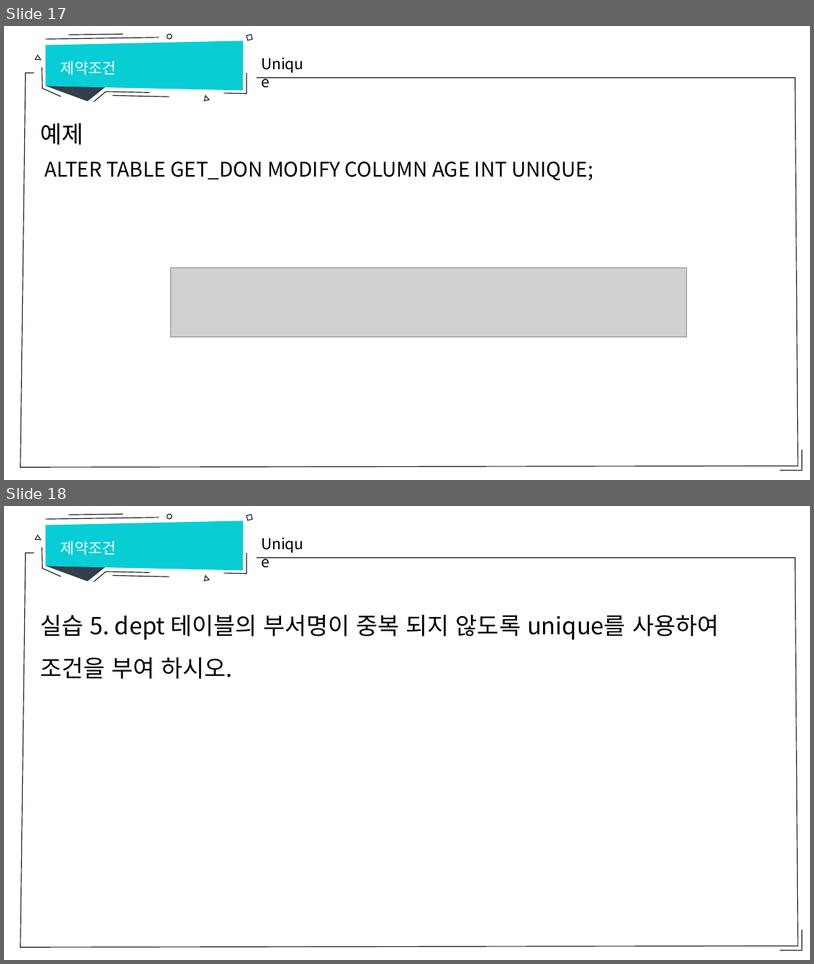
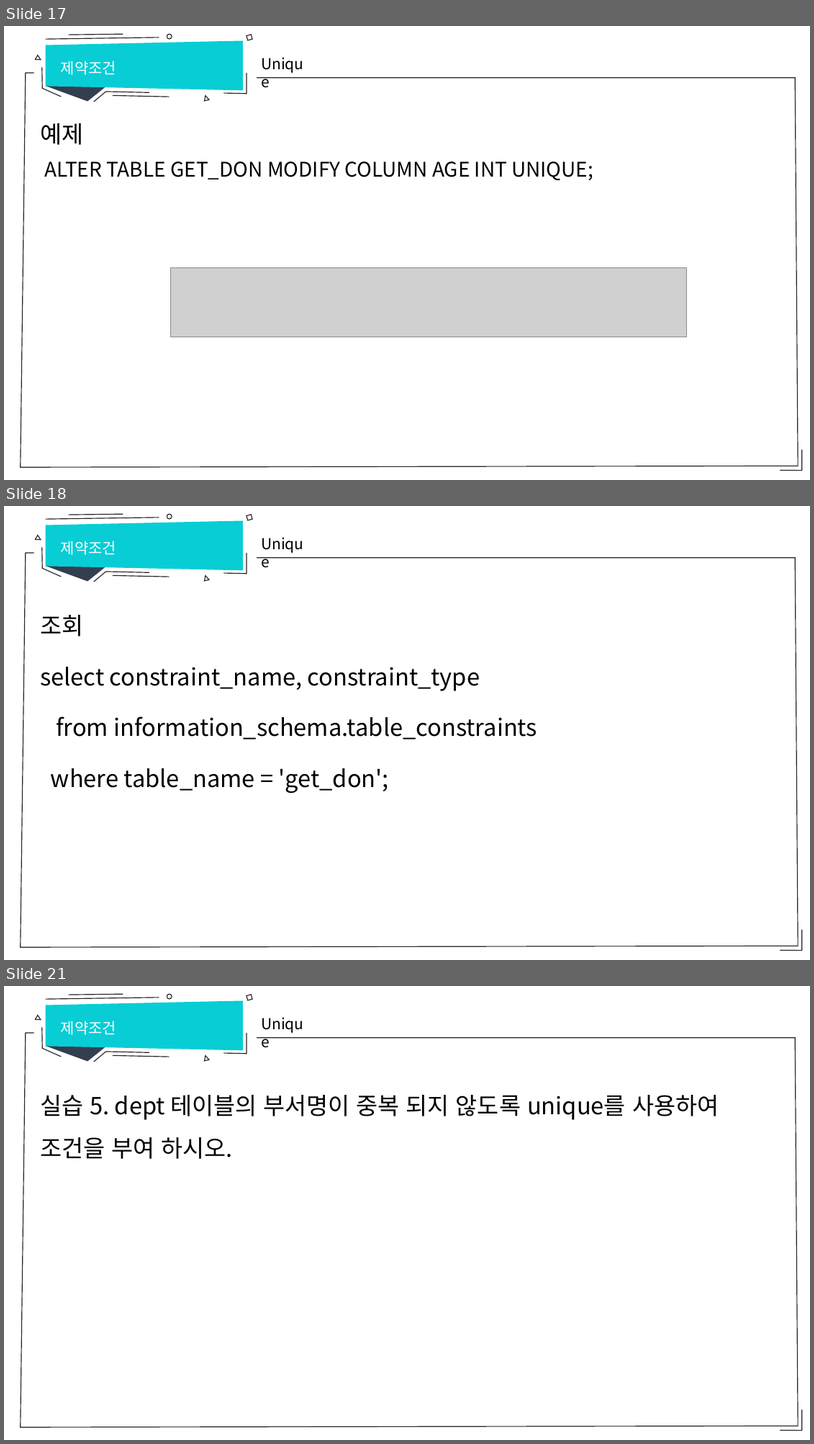
Before and after one commit to hitxid/openDatabase, a slide deck: database/제약조건.pptx. Shown one above the other, each under a label of ours: slides 17 and 18 before the commit, slides 17, 18 and 21 after it; the slides between them are not shown. The pictures are 814x964 and 814x1444 pixels, drawn with LibreOffice and Linux fonts; fonts in the diff are those of the drawing; grey boxes stand for pictures. Boxes give left, top, right and bottom in pixels: in the first picture for what was removed or moved away, otherwise in the second. Text is boxed around its words. In the diff, an @@ line names an element or a change of style, - is before the commit and + after.

Commit message:
제약조건 실습 내용 추가

```diff
--- a/database/제약조건.pptx
+++ b/database/제약조건.pptx
@@ slide 18 added at <box>4,506,810,960</box>, background #FFFFFF; not listed: 14 template elements that a slide beside it also shows @@
@@ text added at <box>61,541,116,555</box>, 18 pt, text #FFFFFF @@
+제약조건
@@ text added at <box>255,531,316,556</box>, 18 pt, text #000000 @@
+Unique
@@ text added at <box>40,615,538,793</box>, 28 pt, text #000000 @@
+조회
+select constraint_name, constraint_type
+from information_schema.table_constraints
+where table_name = 'get_don';
@@ what was slide 18 is now slide 21 @@
```
Also in this commit, not shown: 5 other slides added, 2 other files.
